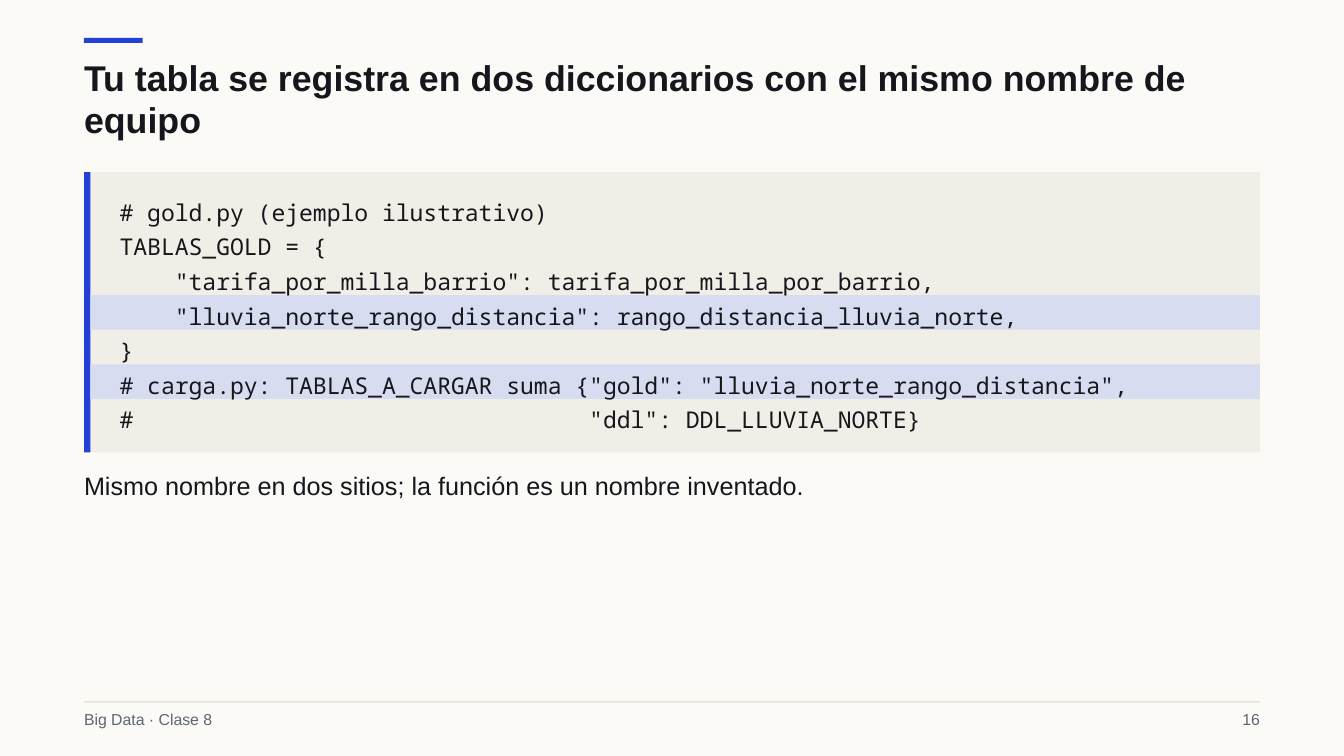
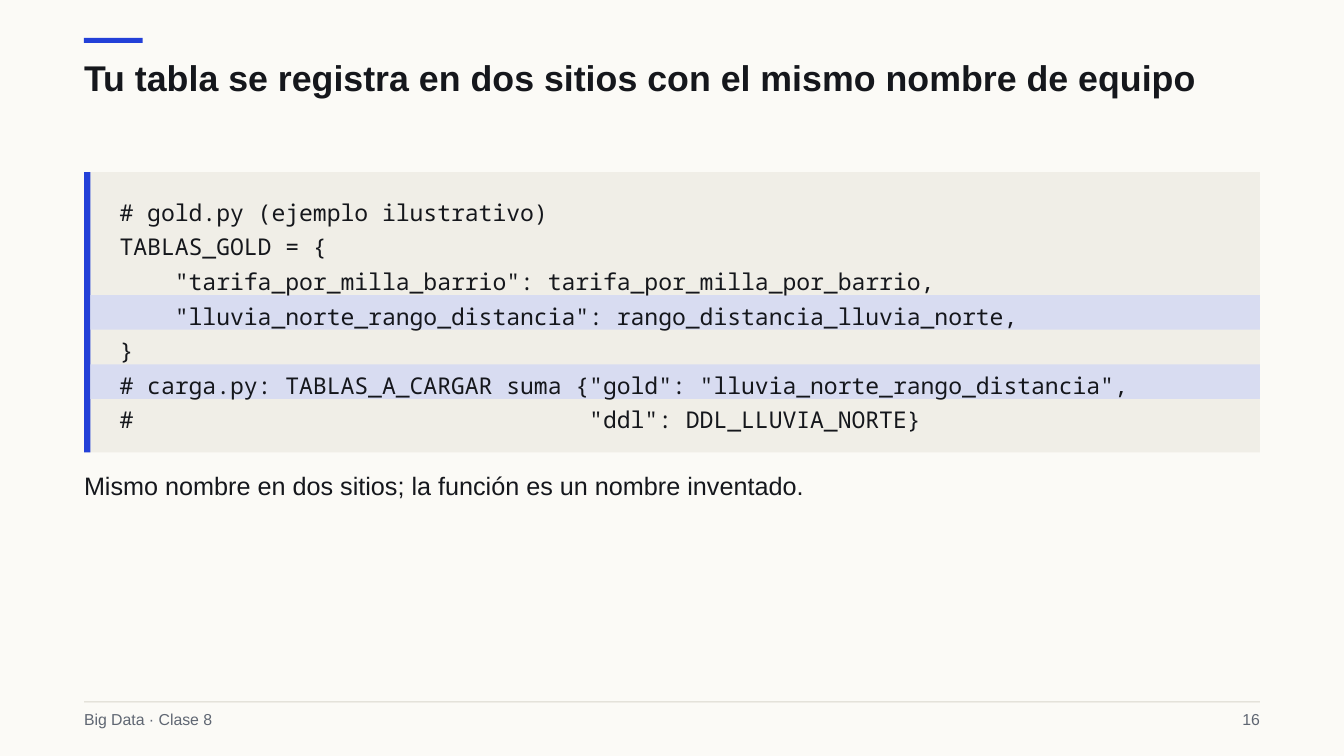
Before and after one commit to Apaezc/bigdata-udem-2026, a slide deck: slide 16 of curso/clase08/deck/slides.pptx. Drawn at 1344x756 pixels with LibreOffice and Linux fonts; fonts in the diff are those of the drawing. Boxes give left, top, right and bottom in pixels: in the first picture for what was removed or moved away, otherwise in the second. Text is boxed around its words. In the diff, an @@ line names an element or a change of style, - is before the commit and + after.

```diff
--- a/curso/clase08/deck/slides.pptx
+++ b/curso/clase08/deck/slides.pptx
@@ text at [84,65,1195,98]: text changed @@
-Tu tabla se registra en dos diccionarios con el mismo nombre de equipo
+Tu tabla se registra en dos sitios con el mismo nombre de equipo
```
Also in this commit, not shown: 3 other slides changed, 8 other files.
